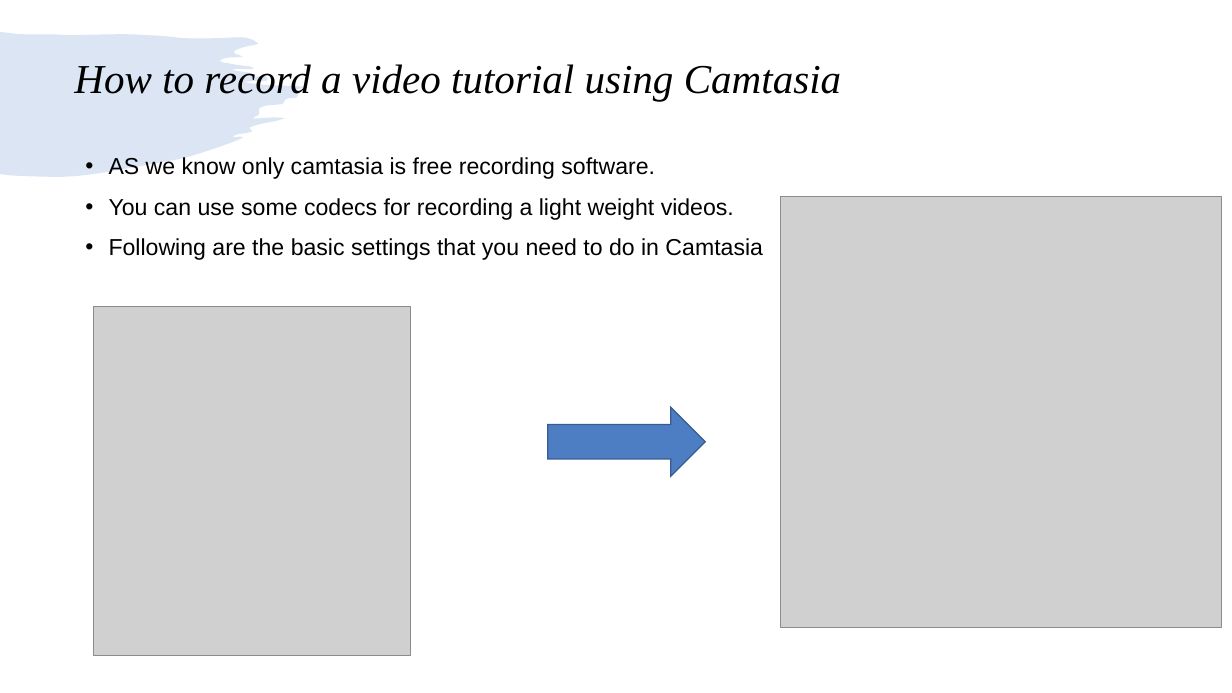
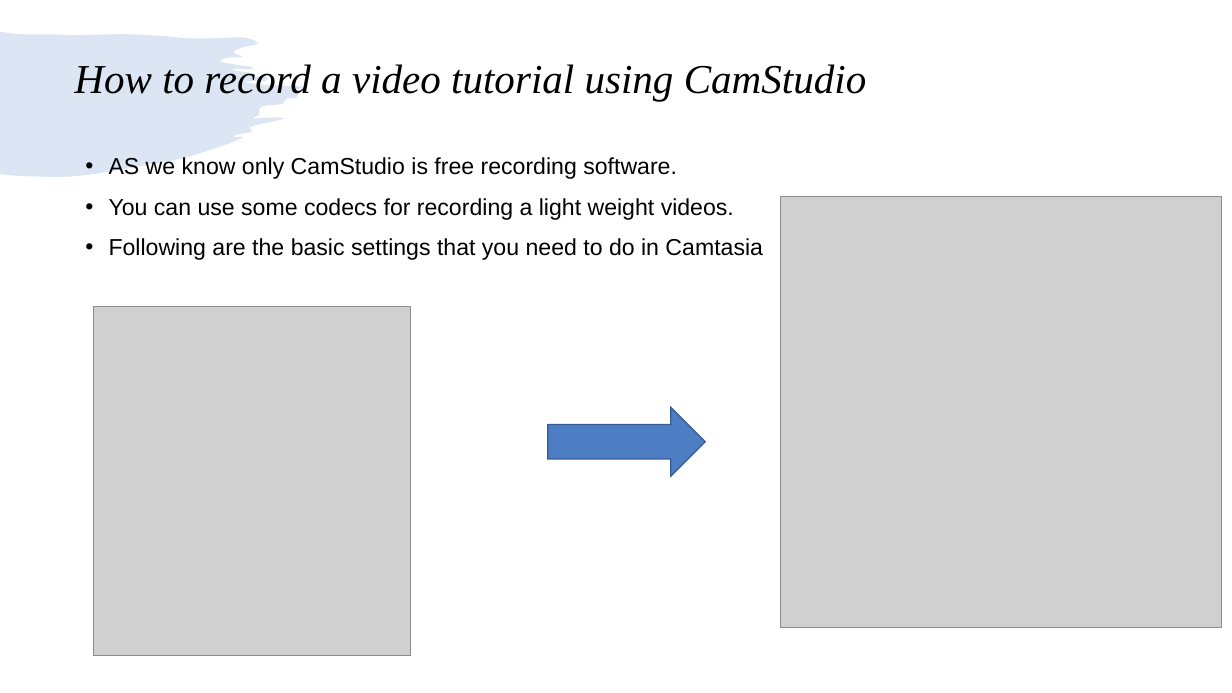
Before and after one commit to girishlande/CPlusPlus, a slide deck: slide 19 of learnings.pptx. Drawn at 1232x693 pixels with LibreOffice and Linux fonts; fonts in the diff are those of the drawing; grey boxes stand for pictures. Boxes give left, top, right and bottom in pixels: in the first picture for what was removed or moved away, otherwise in the second. Text is boxed around its words. In the diff, an @@ line names an element or a change of style, - is before the commit and + after.

```diff
--- a/learnings.pptx
+++ b/learnings.pptx
@@ title at [74,64,867,101]: text changed @@
-How to record a video tutorial using Camtasia
+How to record a video tutorial using CamStudio
@@ text at [109,157,677,179]: text changed @@
-• AS we know only camtasia is free recording software.
+• AS we know only CamStudio is free recording software.
```
Also in this commit, not shown: 1 other slide changed, 1 slide added, 1 slide removed, 32 other files.
